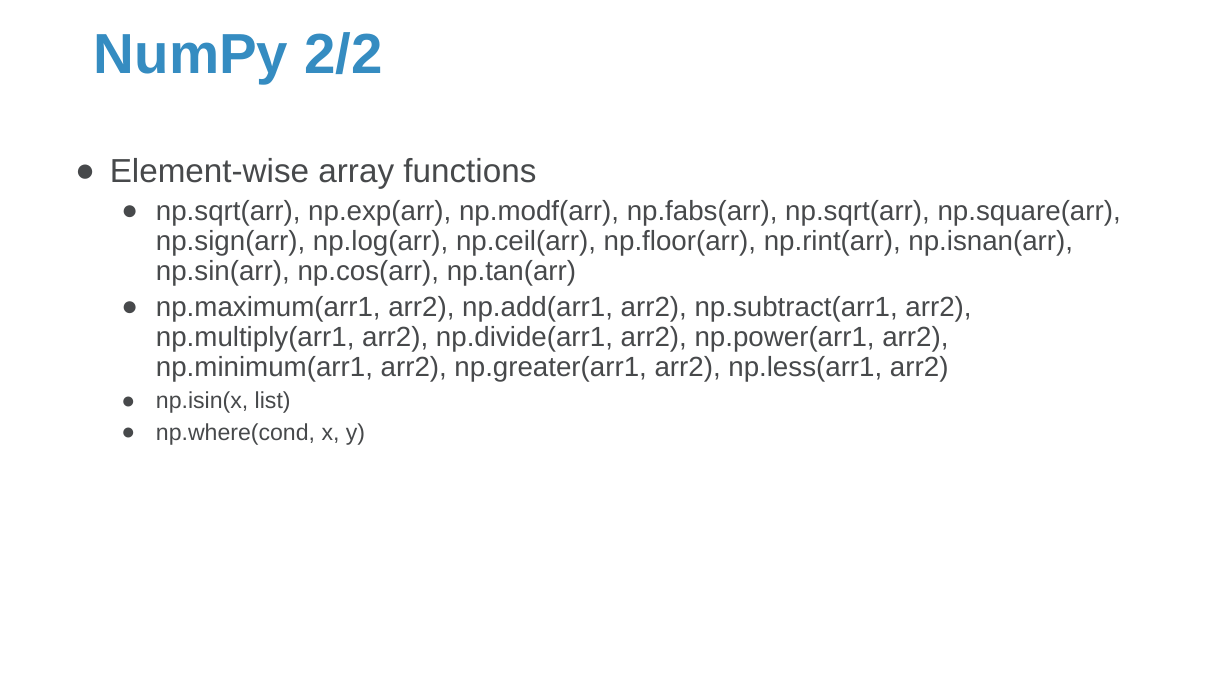
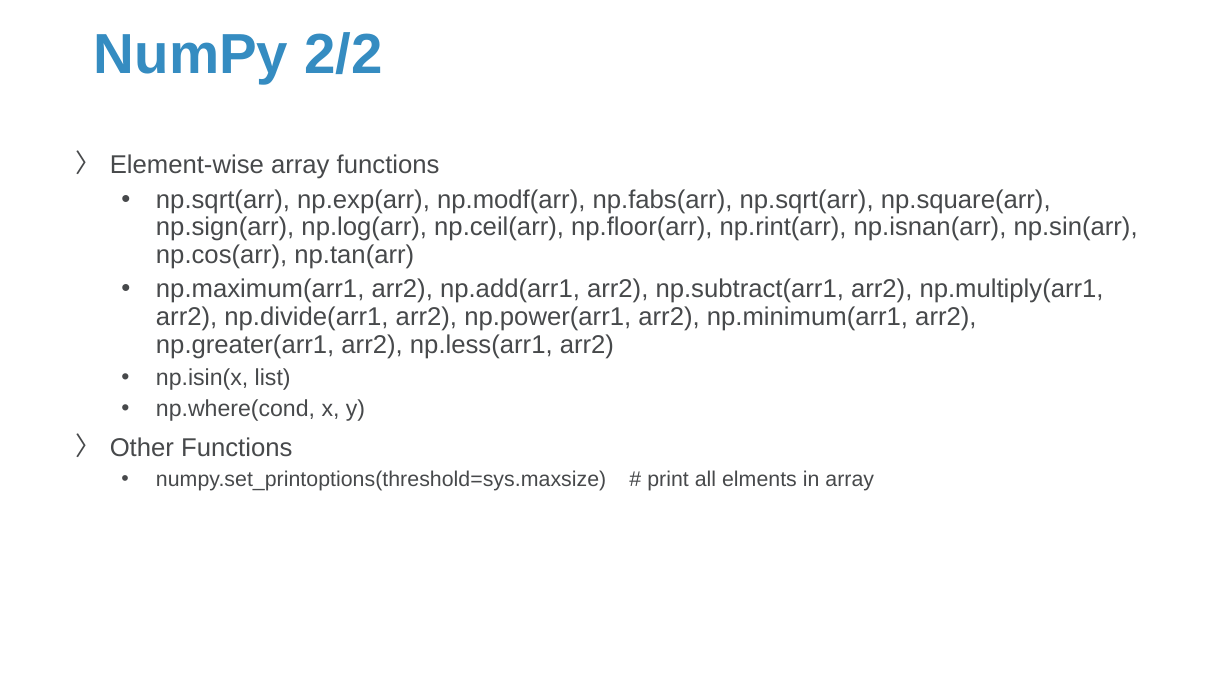
Before and after one commit to Sparks-Lu/TechNotes, a slide deck: slide 31 of Python/Python-Notes.pptx (slide 30 before the commit). Drawn at 1232x693 pixels with LibreOffice and Linux fonts; fonts in the diff are those of the drawing; background and template pictures are left out. Boxes give left, top, right and bottom in pixels: in the first picture for what was removed or moved away, otherwise in the second. Text is boxed around its words. In the diff, an @@ line names an element or a change of style, - is before the commit and + after.

```diff
--- a/Python/Python-Notes.pptx
+++ b/Python/Python-Notes.pptx
@@ text at [110, 154, 1138, 421]: size 25.9 to 20 pt in "Element-wise array functions"; size 21.6 to 20 pt in "np.sqrt(arr), np.exp(arr), np.modf(arr), np.fabs(arr), np.sq ...", "np.maximum(arr1, arr2), np.add(arr1, arr2), np.subtract(arr1 ..."; bullet ● to 〉; bullet ● to • @@
@@ text at [110, 437, 874, 491]: paragraphs added @@
+〉 Other Functions
+  • numpy.set_printoptions(threshold=sys.maxsize) # print all elments in array
```
Also in this commit, not shown: 13 other slides changed, 12 slides added, 23 other files.
